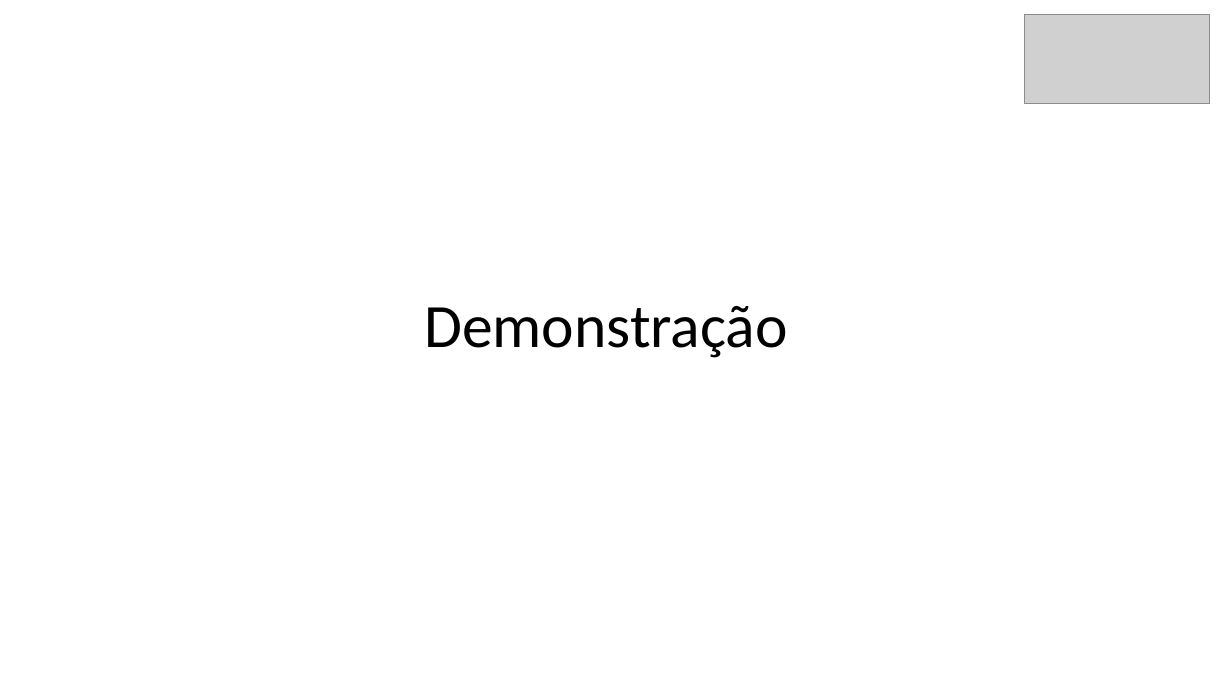
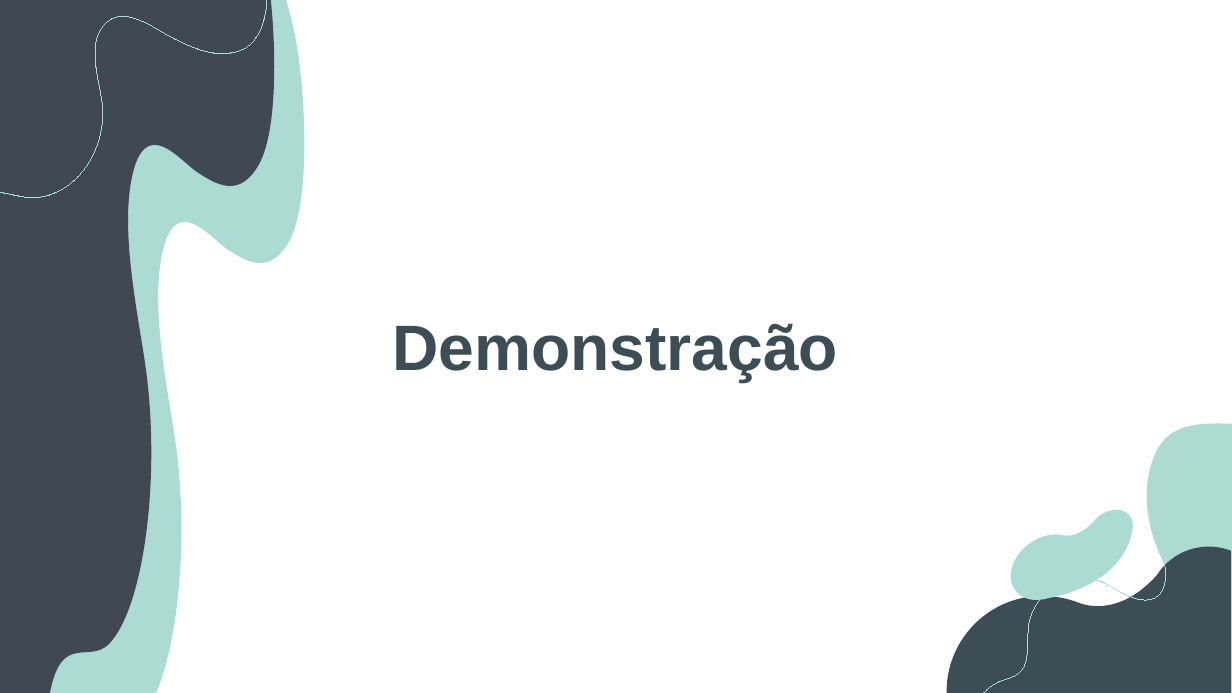
Before and after one commit to BernardoFMF/surf-management-app, a slide deck: slide 10 of docs/demonstracao-progresso.pptx. Drawn at 1232x693 pixels with LibreOffice and Linux fonts; fonts in the diff are those of the drawing; grey boxes stand for pictures. Boxes give left, top, right and bottom in pixels: in the first picture for what was removed or moved away, otherwise in the second. Text is boxed around its words. In the diff, an @@ line names an element or a change of style, - is before the commit and + after.

```diff
--- a/docs/demonstracao-progresso.pptx
+++ b/docs/demonstracao-progresso.pptx
@@ freeform shape added at [0,0,274,693], fill #3F4853 @@
@@ freeform shape added at [0,0,280,324], outline #ACDBD3 0.75 pt @@
@@ freeform shape added at [30,0,305,693], fill #ACDBD3 @@
@@ picture removed at [1025,15,1210,104] @@
@@ freeform shape added at [1071,183,1232,602], fill #ADDBD0 @@
@@ text "Demonstração": place and size @@
-text "Demonstração" at [424,306,788,358]
+text "Demonstração" at [392,323,838,382]
@@ text "Demonstração" at [392,323,838,382]: size 48 to 50 pt, font Calibri to Arial, text colour #000000 to #3D4D55, bold on; line spacing 1 to 0.9 @@
@@ freeform shape added at [898,461,1232,693], fill #3D4D55 @@
@@ freeform shape added at [970,461,1232,693], outline #ACDBD3 0.75 pt @@
@@ freeform shape added at [994,482,1151,627], fill #ACDBD3 @@
```
Also in this commit, not shown: 11 other slides changed.
